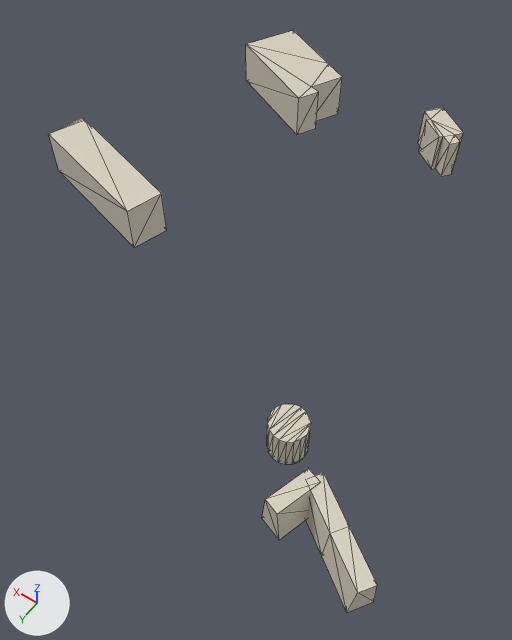
A saved change to the glTF model assets/malta/cottonera/kalkara_64_22_mid.glb.
One viewpoint serves both versions: a 50 mm lens placed at (-444.3, 679.4, 149.2), pointed at (-374.5, 581.7, -4.4). Arrows for +X, +Y and +Z are at lower left; the lights stay in place. The older version comes first. Mesh edges are drawn as thin lines.

Names of what the first picture shows: 'geometry_0'.
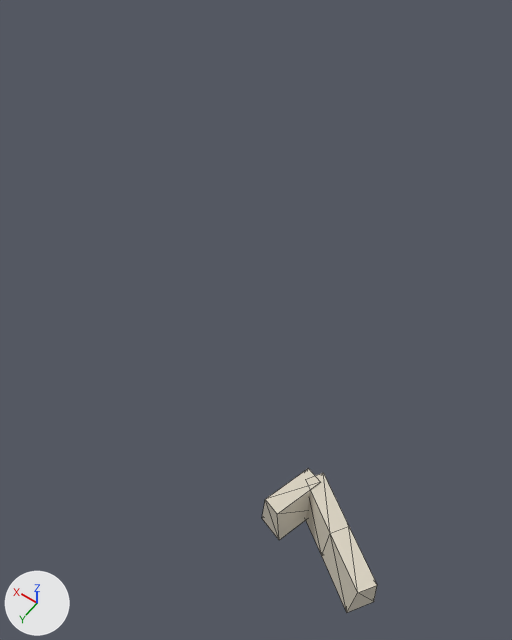
Boxes (x1, y1, x2, y2) around the edits, measured in the pictures (512 x 640 px):
'geometry_0', reshaped (72% narrower, 75% shorter)
    before: (49, 30, 463, 613)
    after: (262, 468, 377, 613)
part 1 of me_geometry_0, deleted
    before: (267, 404, 311, 464)
part 2 of me_geometry_0, deleted
    before: (418, 108, 463, 176)
part 3 of me_geometry_0, deleted
    before: (246, 30, 342, 135)
part 4 of me_geometry_0, deleted
    before: (49, 118, 166, 247)

The edits, one by one:
me_geometry_0 is used by ob_geometry_0; location (0.0, 0.0, 0.0).
me_geometry_0 had 108 vertices, 188 faces and spanned x -438.3..-293.7, y 490.4..635.4, z 1.6..21.3.
me_geometry_0 now has 24 vertices, 36 faces and spans x -438.3..-410.0, y 616.8..635.4, z 2.0..13.8.
me_geometry_0 part 1: the loose piece of 38 vertices spanning x -409.4..-399.7, y 606.3..616.0, z 1.6..12.1 is deleted.
me_geometry_0 part 2: the loose piece of 20 vertices spanning x -395.8..-380.9, y 499.4..514.0, z 9.0..20.7 is deleted.
me_geometry_0 part 3: the loose piece of 14 vertices spanning x -352.1..-316.6, y 490.4..521.2, z 7.7..21.3 is deleted.
me_geometry_0 part 4: the loose piece of 12 vertices spanning x -337.7..-293.7, y 562.6..585.4, z 3.3..17.3 is deleted.
